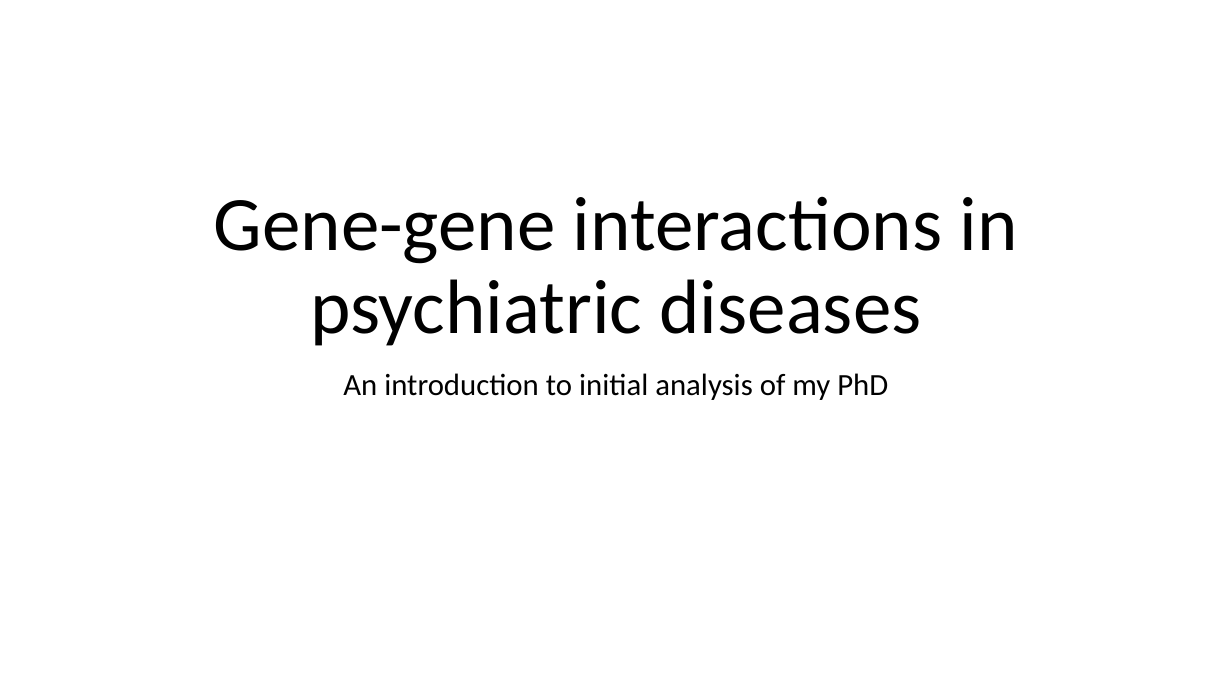
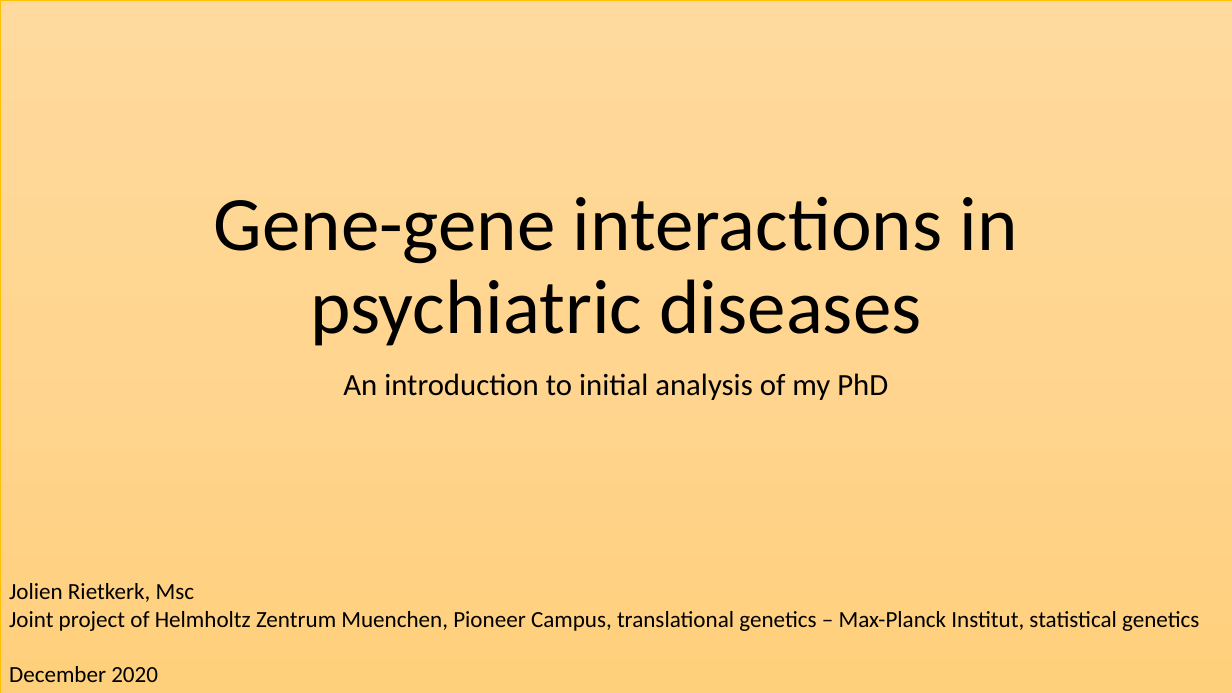
Before and after one commit to JolienRietkerk/PhD, a slide deck: slide 1 of doc/PhD intro to MPI.pptx. Drawn at 1232x693 pixels with LibreOffice and Linux fonts; fonts in the diff are those of the drawing. Boxes give left, top, right and bottom in pixels: in the first picture for what was removed or moved away, otherwise in the second. Text is boxed around its words. In the diff, an @@ line names an element or a change of style, - is before the commit and + after.

```diff
--- a/doc/PhD intro to MPI.pptx
+++ b/doc/PhD intro to MPI.pptx
@@ rectangle added at (0, 0, 1232, 693), fill gradient #FFDB9E to #FFD590 to #FFD07C, outline #FFC000 0.5 pt @@
@@ text added at (9, 583, 1199, 682), 18 pt, text #000000 @@
+Jolien Rietkerk, Msc
+Joint project of Helmholtz Zentrum Muenchen, Pioneer Campus, translational genetics – Max-Planck Institut, statistical genetics
+December 2020
```
Also in this commit, not shown: 3 other slides changed, 11 slides added, 3 slides removed.
